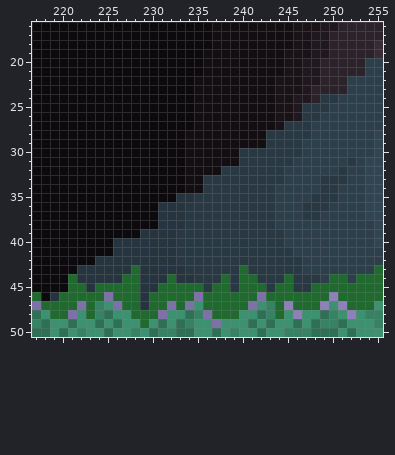
Pixel-art file -- Aseprite WIP/coverpg/title.aseprite. Above is the file before it was changed.
256x64 pixels, 1 frame. Shown: x 217..255, y 16..50. The commit also changed other parts of the picture, which this record leaves out.
The result:
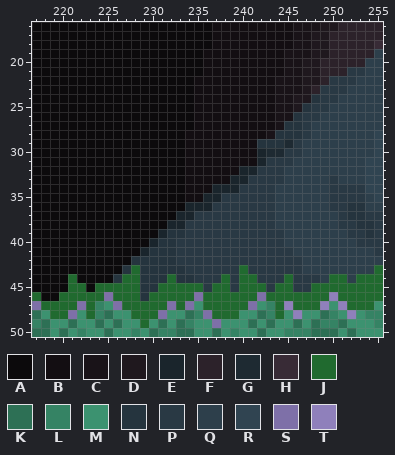
Palette (. is transparent): A #0c0a0c  B #130e12  C #191318  D #1f181e  E #1a252c  F #2c222a  G #1e2a32  H #382b36  J #206a2f  K #2d7055  L #358364  M #3c9270  N #25343e  P #293944  Q #2d3f4b  R #304451  S #7e70a8  T #8f80bb
Changes in this commit:
Layer "behind cloud":
y 19: x 255 H -> Q
y 21: x 252..253 FF -> PP
y 22: x 250..252 FFQ -> PPP
y 23: x 249..251 FFF -> PPP
y 24: x 248 F -> N
y 25: x 247 P -> N
y 26: x 246 D -> N
y 27: x 245..246 PP -> NN
y 28: x 243..246 PPPP -> CNNN
y 29: x 242..245 BPPP -> NNNG
y 30: x 240..244 PPPPP -> BBEGG
y 31: x 240..242 PPP -> BBE; x 252 P -> Q
y 32: x 238..241 PPPP -> BBEE; x 251 P -> Q
y 33: x 236..240 PPPPP -> BBBEE; x 249 P -> Q; x 251 P -> Q
y 34: x 236..239 PPPP -> BEEE; x 249 P -> Q; x 251..253 QQQ -> PPP
y 35: x 233..237 NNPPP -> ABBEE; x 248..249 PP -> QQ; x 251..254 QQQR -> PPPQ
y 36: x 231..236 NNNPPP -> AAAEEE; x 247..255 PPPQQQQRR -> QQQPPNNQQ
y 37: x 231..234 NNNP -> AAEE; x 247..248 PP -> QQ; x 251..255 QQQRR -> PNNPP
y 38: x 231..233 NNN -> AEE; x 251..255 QQQQR -> PPNNP
y 39: x 229..231 NNN -> AAE; x 233 P -> N; x 252..255 QQQR -> PPNP
y 40: x 226..230 NNNNN -> AAAAE; x 253..255 QQR -> PPP
y 41: x 226..229 NNNN -> AAAE; x 255 Q -> P
y 42: x 224..227 NNNN -> AAAA
y 43: x 222..226 NNNNN -> AAAAA
y 44: x 222..225 NNNN -> AAAA
y 45: x 223 N -> A
y 46: x 219 N -> A
y 47: x 229 N -> J
Boxes around the changes in both pictures, in picture pixels (x1, y1, x2, y2):
changed: (50, 49, 383, 310)
